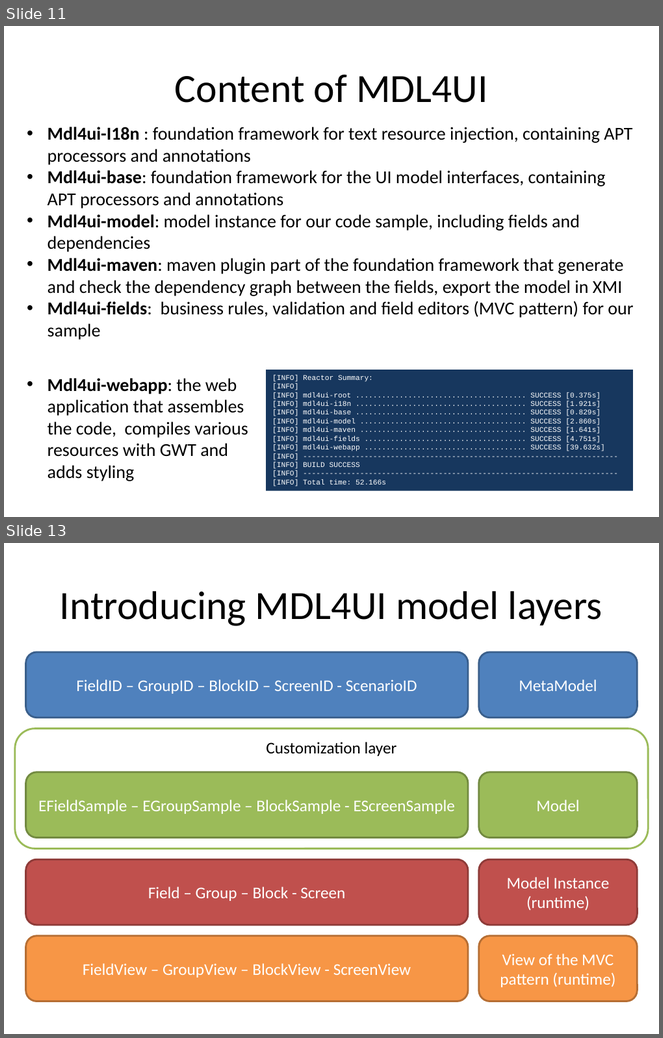
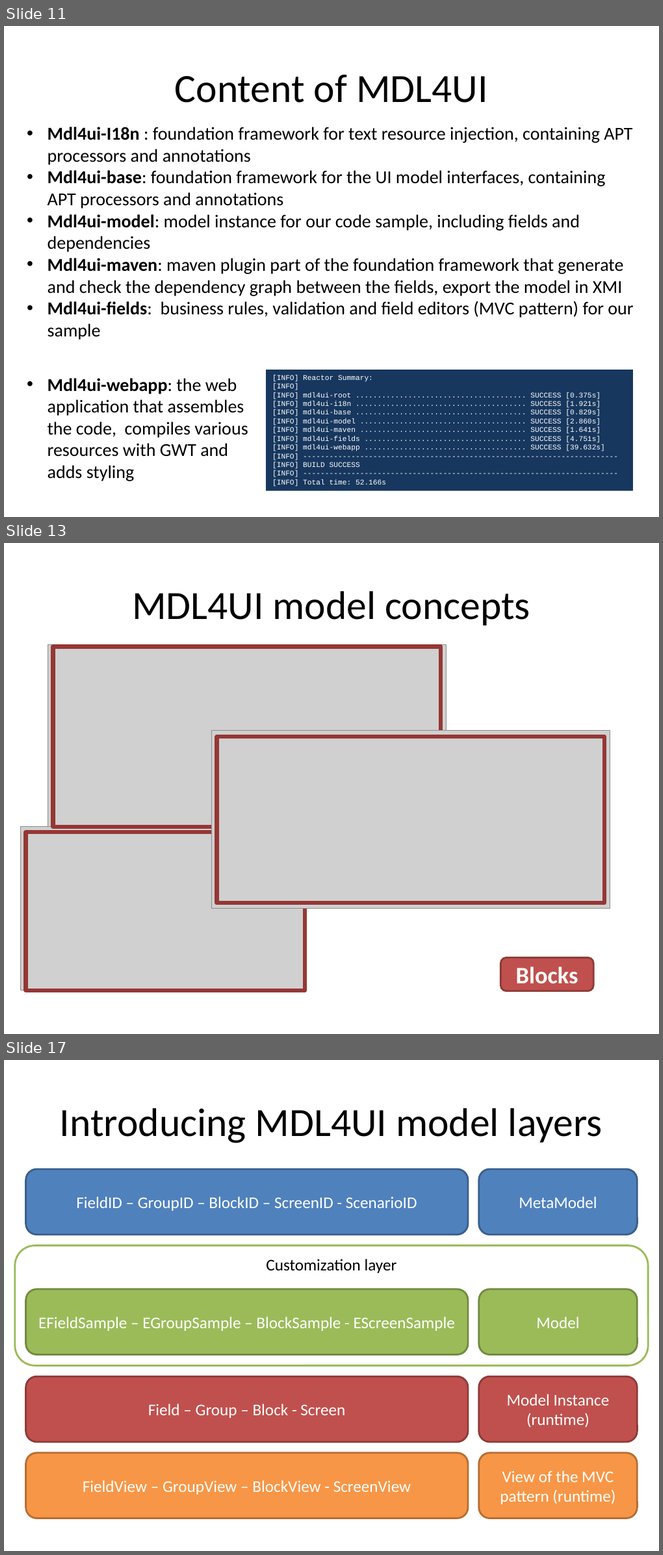
Before and after one commit to lesfurets/mdl4ui, a slide deck: mdl4ui-docs/mdl4ui_cg2013.pptx. Shown one above the other, each under a label of ours: slides 11 and 13 before the commit, slides 11, 13 and 17 after it; the slides between them are not shown. The pictures are 663x1038 and 663x1555 pixels, drawn with LibreOffice and Linux fonts; fonts in the diff are those of the drawing; grey boxes stand for pictures. Boxes give left, top, right and bottom in pixels: in the first picture for what was removed or moved away, otherwise in the second. Text is boxed around its words. In the diff, an @@ line names an element or a change of style, - is before the commit and + after.

```diff
--- a/mdl4ui-docs/mdl4ui_cg2013.pptx
+++ b/mdl4ui-docs/mdl4ui_cg2013.pptx
@@ slide 13 added at box(4, 543, 659, 1034), background #FFFFFF @@
@@ title added at box(132, 591, 530, 626), 44 pt, text #000000 @@
+MDL4UI model concepts
@@ picture added at box(48, 644, 446, 847) @@
@@ rectangle added at box(53, 646, 441, 826), outline #953735 4.5 pt @@
@@ picture added at box(212, 730, 610, 908) @@
@@ rectangle added at box(217, 737, 605, 903), outline #953735 4.5 pt @@
@@ picture added at box(20, 826, 306, 990) @@
@@ rectangle added at box(25, 833, 305, 991), outline #953735 4.5 pt @@
@@ rounded rectangle added at box(501, 958, 594, 991), fill #C0504D, outline #8E3B39 2 pt, 26 pt, text #FFFFFF, bold @@
+Blocks
@@ what was slide 13 is now slide 17 @@
```
Also in this commit, not shown: 7 slides changed, 4 other slides added.
